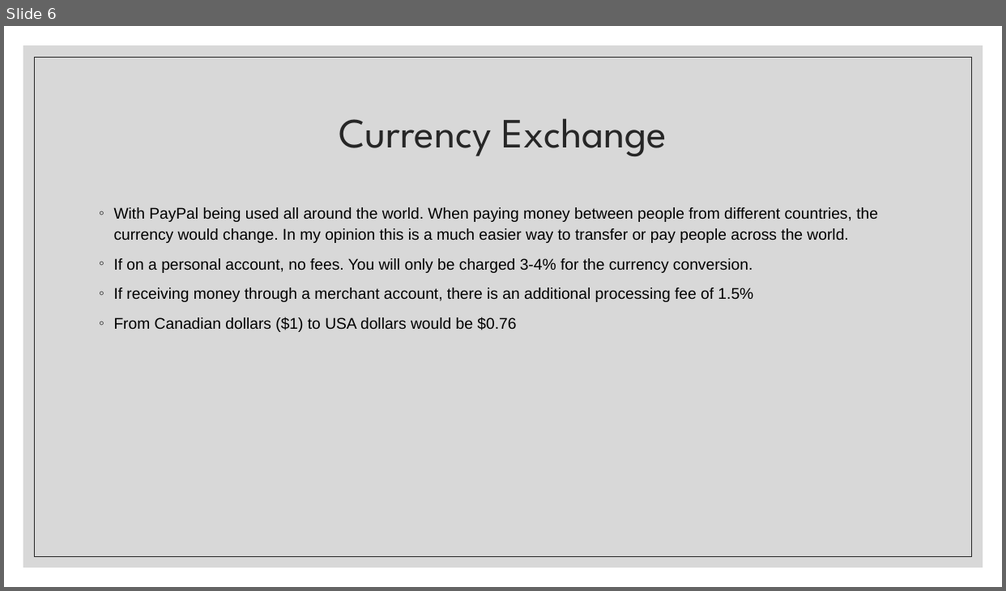
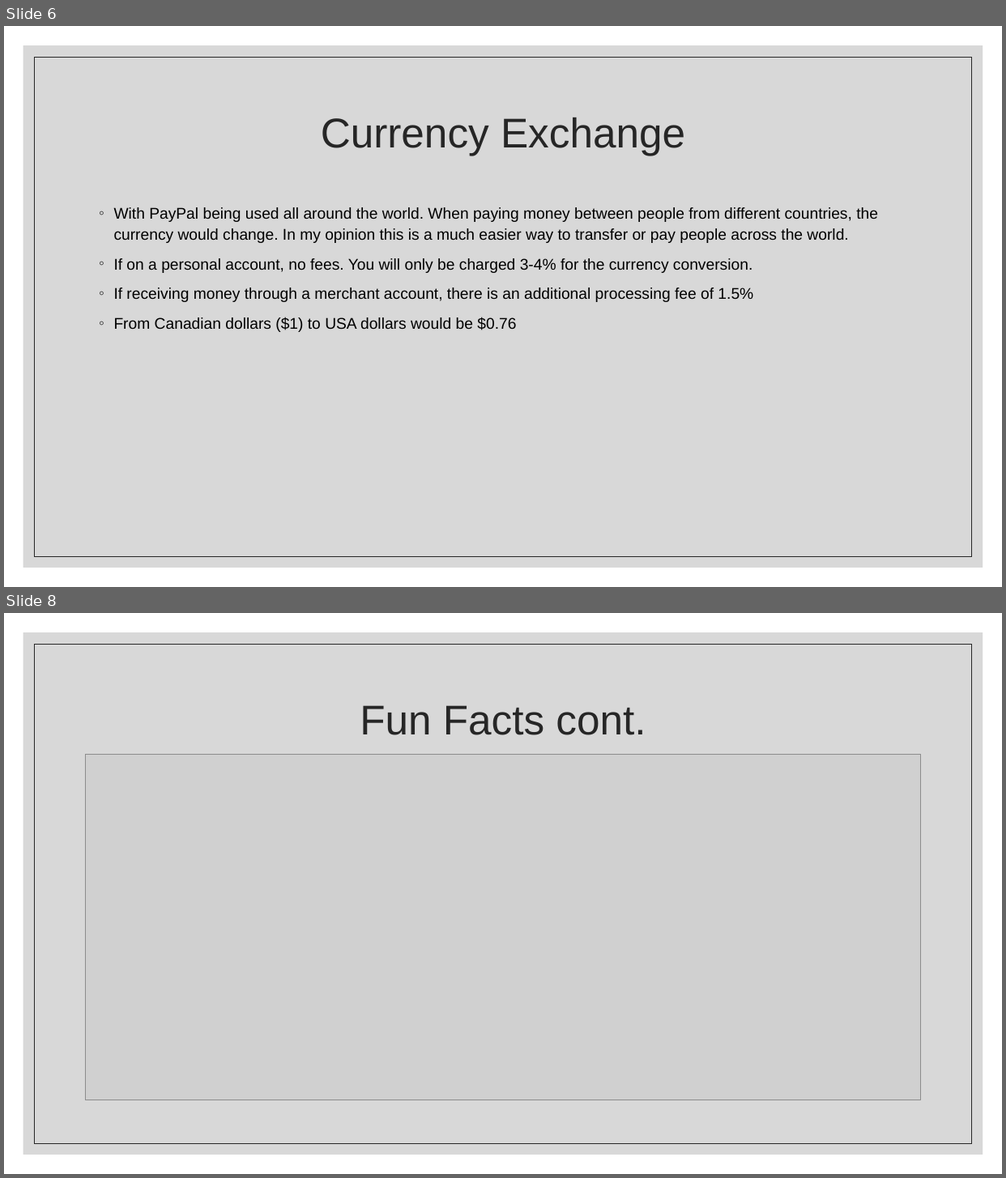
Before and after one commit to choco999/demonstration1, a slide deck: Paypal_Javascript.pptx. Shown one above the other, each under a label of ours: slide 6 before the commit, slides 6 and 8 after it; the slides between them are not shown. The pictures are 1006x591 and 1006x1178 pixels, drawn with LibreOffice and Linux fonts; fonts in the diff are those of the drawing; grey boxes stand for pictures. Boxes give left, top, right and bottom in pixels: in the first picture for what was removed or moved away, otherwise in the second. Text is boxed around its words. In the diff, an @@ line names an element or a change of style, - is before the commit and + after.

```diff
--- a/Paypal_Javascript.pptx
+++ b/Paypal_Javascript.pptx
@@ slide 8 added at box(4, 613, 1002, 1174), background #FFFFFF; not listed: 2 template elements that a slide beside it also shows @@
@@ title added at box(360, 705, 646, 735), 40 pt, text #262626 @@
+Fun Facts cont.
@@ picture added at box(86, 755, 921, 1101) @@
@@ slide 6 changed as well @@
@@ title "Currency Exchange" at box(321, 118, 685, 156): font League Spartan to Arial @@
```
Also in this commit, not shown: 5 other slides changed, 4 other slides added.
